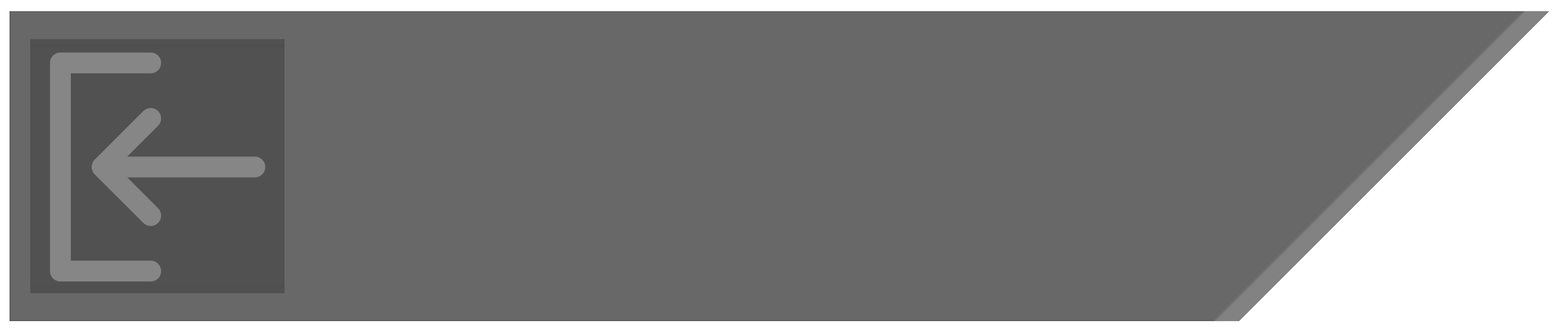
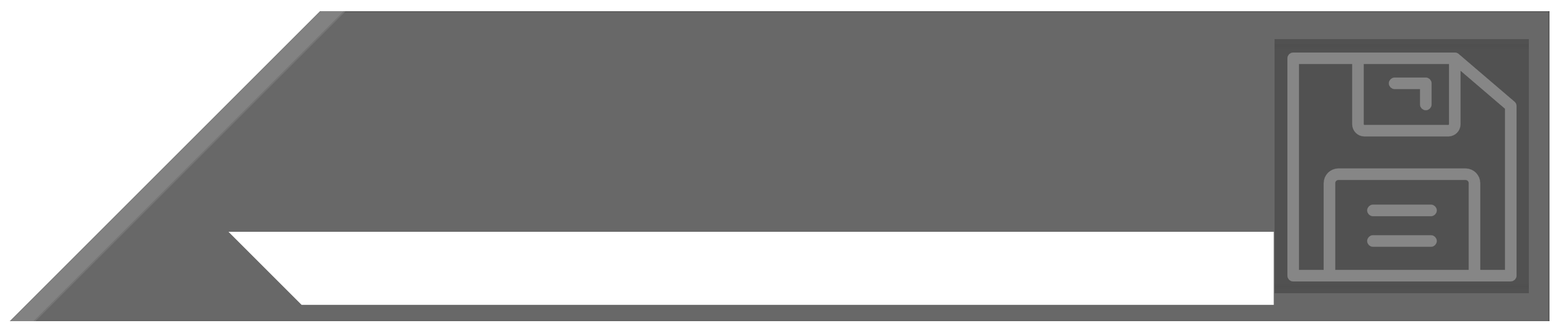
Before/after of a 1568×334 layered artwork. What changed in the layer stack:
added layer "Слой 16" above "Shop" over box(228, 231, 1275, 306)
showed group "Shop" (44 layers) over box(9, 11, 1550, 322)
added layer "save копия 2" in group "Группа 1 копия 2" over box(1287, 52, 1517, 282)
hid group "Inventary" (37 layers) over box(9, 11, 1550, 322)
hid group "Стандарт" (2nd of 2, in "Inventary") (9 layers) over box(9, 11, 1550, 322)
hid "login копия 2" over box(49, 52, 266, 282)
